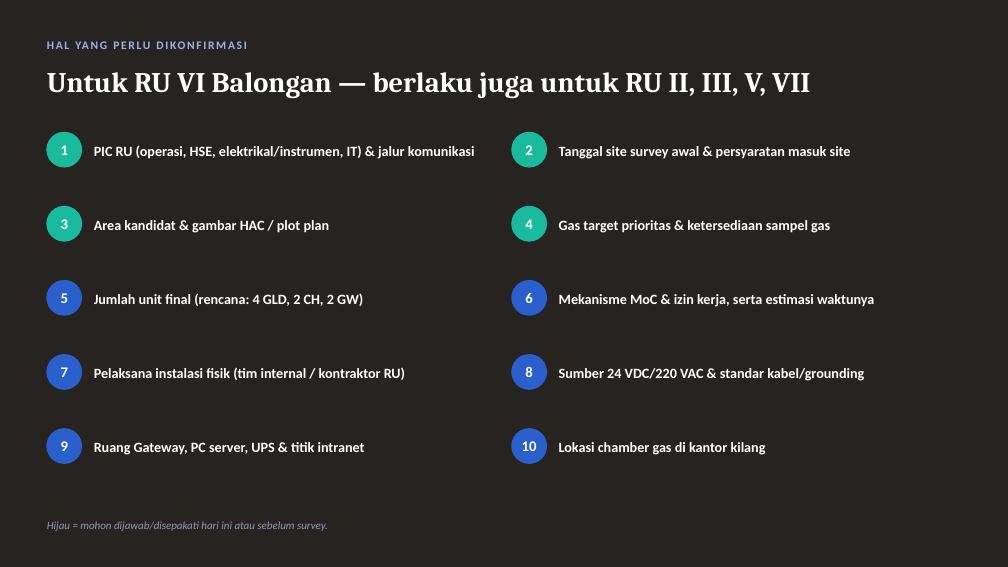
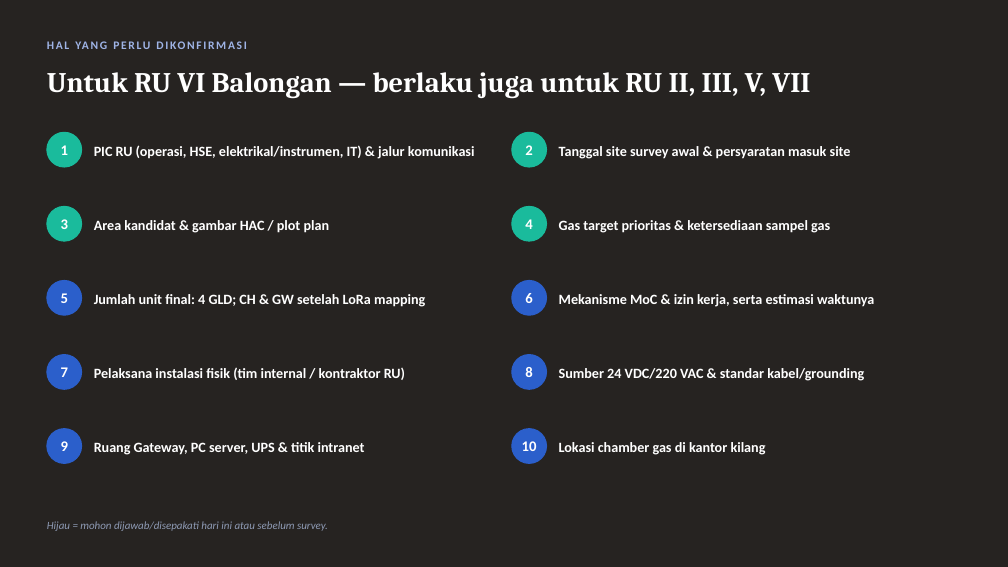
Before and after one commit to RavellerH/GLD-V2-Report-2026, a slide deck: slide 16 of Deliverables/Presentasi_Koordinasi_Implementasi_GLD_RU-VI_Balongan_13November2026.pptx. Drawn at 1008x567 pixels with LibreOffice and Linux fonts; fonts in the diff are those of the drawing. Boxes give left, top, right and bottom in pixels: in the first picture for what was removed or moved away, otherwise in the second. Text is boxed around its words. In the diff, an @@ line names an element or a change of style, - is before the commit and + after.

```diff
--- a/Deliverables/Presentasi_Koordinasi_Implementasi_GLD_RU-VI_Balongan_13November2026.pptx
+++ b/Deliverables/Presentasi_Koordinasi_Implementasi_GLD_RU-VI_Balongan_13November2026.pptx
@@ text at bbox=[94, 294, 425, 307]: text changed @@
-Jumlah unit final (rencana: 4 GLD, 2 CH, 2 GW)
+Jumlah unit final: 4 GLD; CH & GW setelah LoRa mapping
```
Also in this commit, not shown: 4 other slides changed, 9 slides added, 3 other files.
